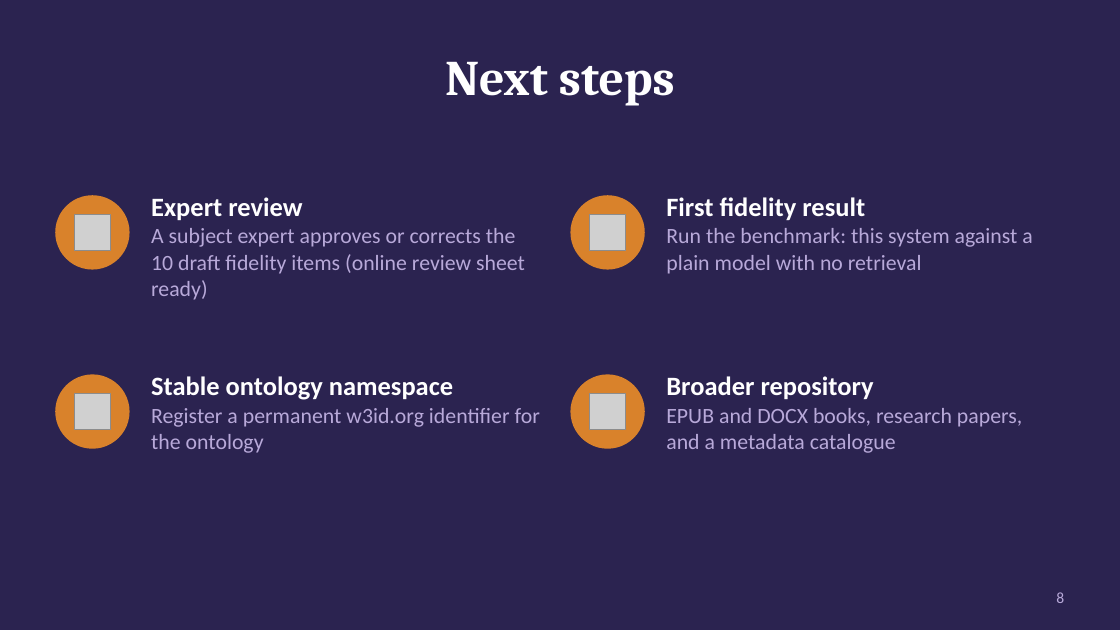
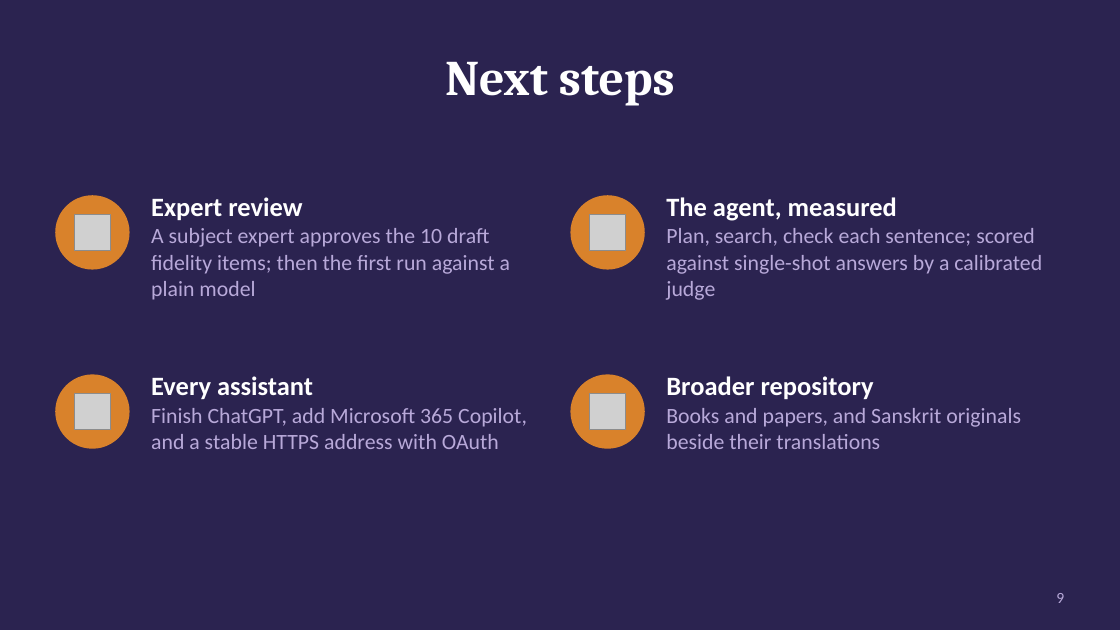
Before and after one commit to vkonda2000/indic-knowledge-graph, a slide deck: slide 9 of docs/slides/ikg-project-goals.pptx (slide 8 before the commit). Drawn at 1120x630 pixels with LibreOffice and Linux fonts; fonts in the diff are those of the drawing; grey boxes stand for pictures. Boxes give left, top, right and bottom in pixels: in the first picture for what was removed or moved away, otherwise in the second. Text is boxed around its words. In the diff, an @@ line names an element or a change of style, - is before the commit and + after.

```diff
--- a/docs/slides/ikg-project-goals.pptx
+++ b/docs/slides/ikg-project-goals.pptx
@@ text at (666, 197, 1042, 300): text changed @@
-First fidelity result
-Run the benchmark: this system against a plain model with no retrieval
+The agent, measured
+Plan, search, check each sentence; scored against single-shot answers by a calibrated judge
@@ text at (151, 228, 510, 300): text changed @@
-A subject expert approves or corrects the 10 draft fidelity items (online review sheet ready)
+A subject expert approves the 10 draft fidelity items; then the first run against a plain model
@@ text at (151, 376, 527, 449): text changed @@
-Stable ontology namespace
-Register a permanent w3id.org identifier for the ontology
+Every assistant
+Finish ChatGPT, add Microsoft 365 Copilot, and a stable HTTPS address with OAuth
@@ text at (666, 408, 1021, 449): text changed @@
-EPUB and DOCX books, research papers, and a metadata catalogue
+Books and papers, and Sanskrit originals beside their translations
@@ page number at (1056, 593, 1064, 603): text changed @@
-8
+9
```
Also in this commit, not shown: 3 other slides changed, 1 slide added, 1 other file.
